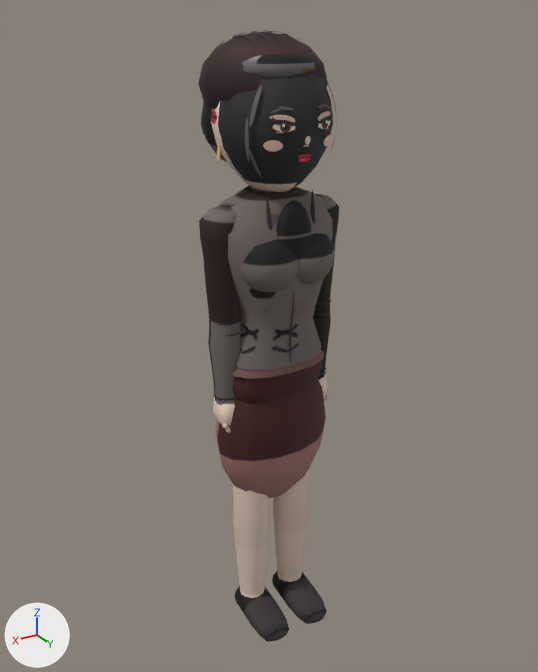
Renders of the glTF model assets/models/ojiin_a.glb from each side of a commit.
The view is the same before and after, from a 50 mm lens placed at (1.118, 1.847, 1.972), pointed at (-0.034, -0.073, 1.012). The lights are fixed; the arrows at lower left show +X, +Y and +Z. The picture after the commit comes second. Vertices at exactly the same position are counted once.

In view in the first picture: 'Body'.
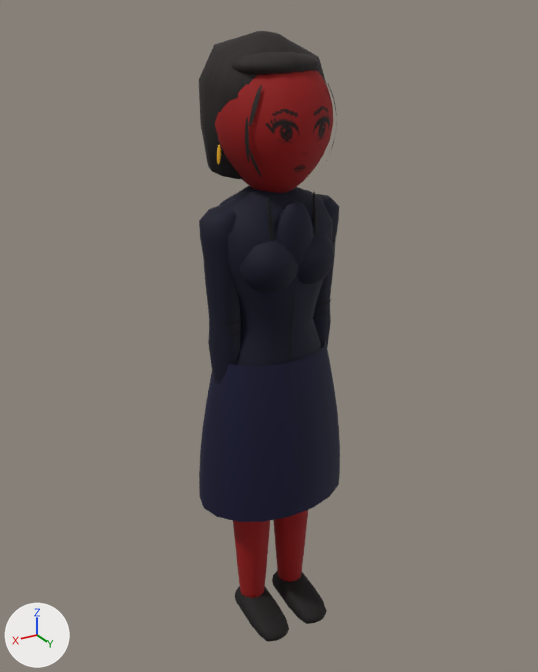
Pixel boxes (x1, y1, x2, y2) of what changed, in the pictures (538 x 672 px; the box of a moved part takes in the faces that stretch with it):
'Body', reshaped: before (198, 30, 339, 642); after (199, 31, 340, 642)
part 1 of me_mesh_0, rebuilt: before (201, 102, 227, 162); after (199, 31, 327, 180)
part 2 of me_mesh_0, added (blue): after (199, 340, 340, 522)
part 3 of me_mesh_0, deleted: before (267, 111, 333, 162)
part 4 of me_mesh_0, moved or reshaped: before (198, 30, 333, 231); after (215, 52, 333, 241)
part 5 of me_mesh_0, moved or reshaped (not visible afterwards): before (213, 376, 328, 501)
part 6 of me_mesh_0, recoloured (grey to black): (200, 57, 339, 642) in both

The change, as a diff of the scene's bpy script:
```diff
--- a/assets/models/ojiin_a.glb.py
+++ b/assets/models/ojiin_a.glb.py
@@ me_mesh_0 @@
 # used by ob_body; location = (0.0, 0.0, 0.0)
-me_mesh_0.from_pydata(...)  # 5718 vertices, 10300 faces; spans x -0.23..0.23, y -0.33..0.2, z -0.01..1.94
+me_mesh_0.from_pydata(...)  # 4289 vertices, 8014 faces; spans x -0.26..0.26, y -0.33..0.2, z -0.01..1.93
+# me_mesh_0 part 1: the loose piece of 107 vertices spanning x -0.16..0.16, y -0.21..0.01, z 1.55..1.85 is rebuilt with 114 vertices and now spans x -0.18..0.18, y -0.22..0.13, z 1.54..1.93
+# me_mesh_0 part 2: a new loose piece of 126 vertices spanning x -0.26..0.26, y -0.18..0.18, z 0.49..1.01, in mat_material_0
+# me_mesh_0 part 3: 28 loose pieces with 1204 vertices, spanning x -0.1..0.1, y 0.15..0.18, z 1.61..1.74, are deleted
+# me_mesh_0 part 4: 113 vertices moved within x -0.17..0.17, y -0.14..0.17, z 1.26..1.89; 707 vertices removed from x -0.18..0.18, y -0.23..0.17, z 1.26..1.94; 462 vertices added at x -0.17..0.17, y -0.17..0.17, z 1.26..1.89
+# me_mesh_0 part 5: 142 vertices moved from x -0.2..0.2, y -0.04..0.04, z 0.76..0.87 to x -0.19..0.19, y -0.03..0.04, z 0.79..0.87; 527 vertices removed from x -0.2..0.2, y -0.12..0.12, z 0.45..1.01; 414 vertices added at x -0.2..0.2, y -0.03..0.04, z 0.79..0.89
+# me_mesh_0 part 6: 5069 kept faces spanning x -0.23..0.23, y -0.33..0.2, z -0.01..1.88 get new vertex colours
 me_mesh_0.materials.append(mat_material_0)
```
